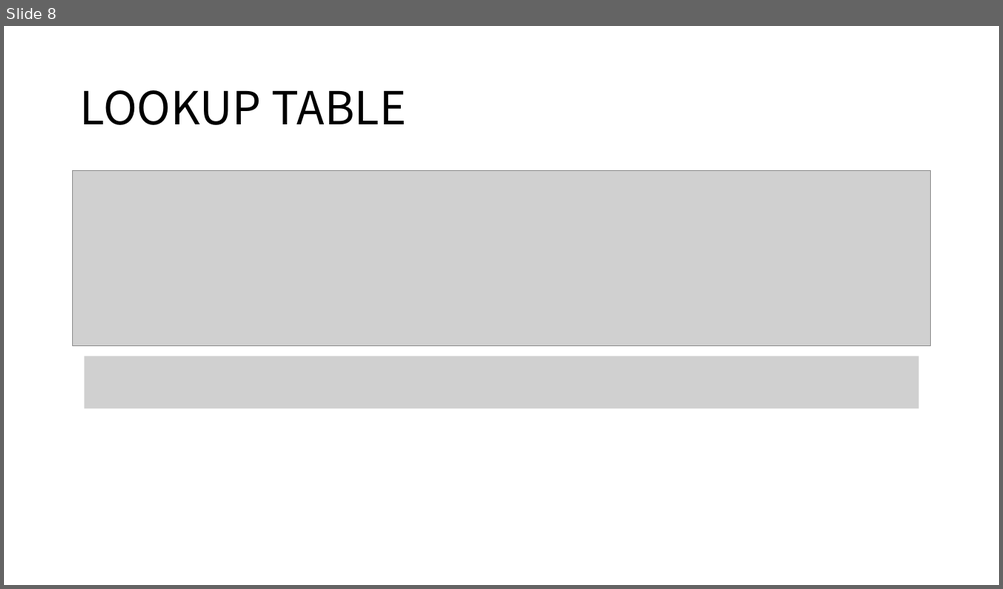
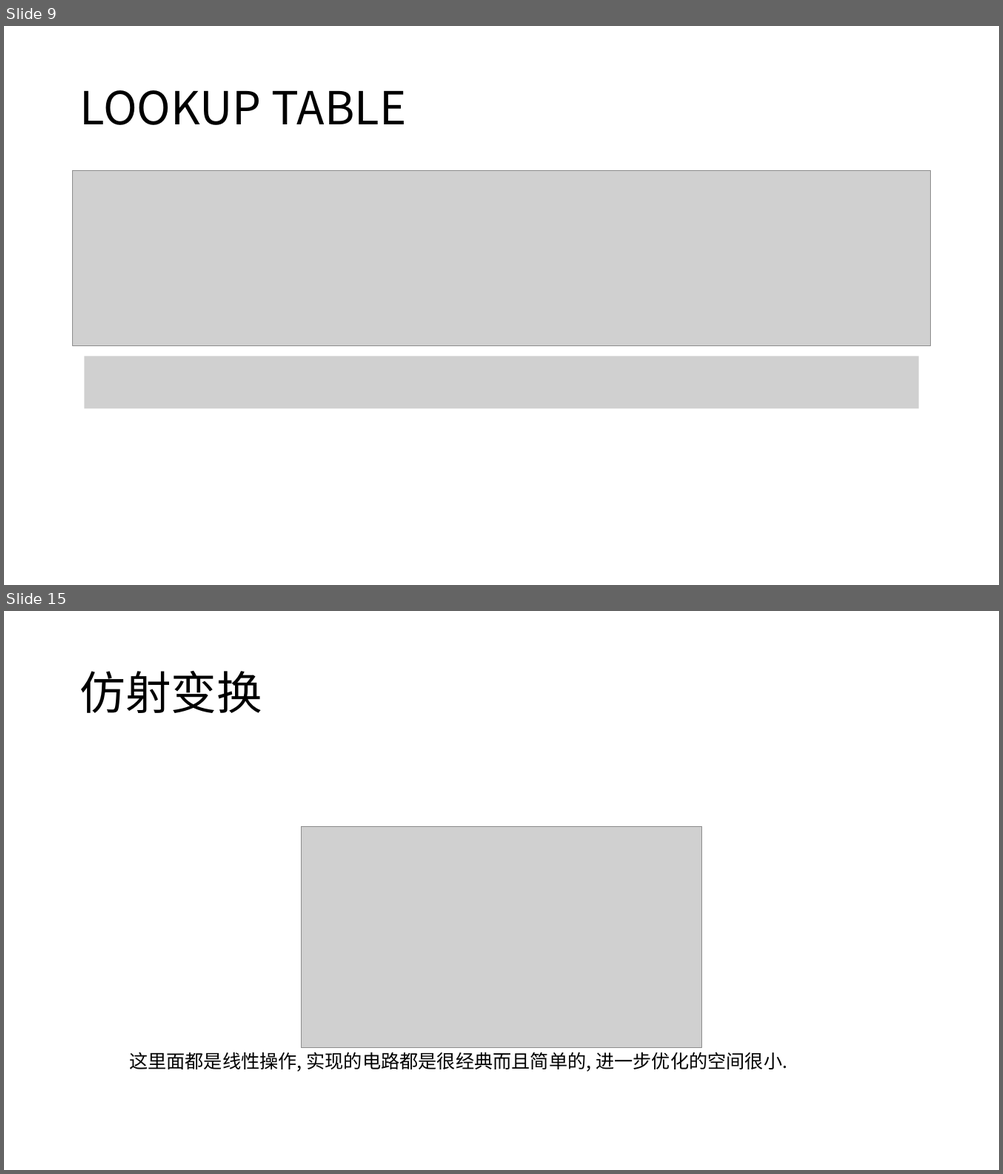
Before and after one commit to Blogg9ggg/Notes, a slide deck: A Very Compact S-box for AES/A Very Compact S-box for AES.pptm. Shown one above the other, each under a label of ours: slide 8 before the commit, slides 9 and 15 after it; the slides between them are not shown. The pictures are 1003x589 and 1003x1174 pixels, drawn with LibreOffice and Linux fonts; fonts in the diff are those of the drawing; grey boxes stand for pictures. Boxes give left, top, right and bottom in pixels: in the first picture for what was removed or moved away, otherwise in the second. Text is boxed around its words. In the diff, an @@ line names an element or a change of style, - is before the commit and + after.

```diff
--- a/A Very Compact S-box for AES/A Very Compact S-box for AES.pptm
+++ b/A Very Compact S-box for AES/A Very Compact S-box for AES.pptm
@@ slide 15 added at [4,611,999,1170], background #FFFFFF @@
@@ title added at [79,671,262,713], 44 pt, text #000000 @@
+仿射变换
@@ picture added at [301,826,703,1048] @@
@@ text added at [129,1052,787,1072], 18 pt, text #000000 @@
+这里面都是线性操作, 实现的电路都是很经典而且简单的, 进一步优化的空间很小.
@@ what was slide 8 is now slide 9 @@
```
Also in this commit, not shown: 1 slide changed, 6 other slides added.
